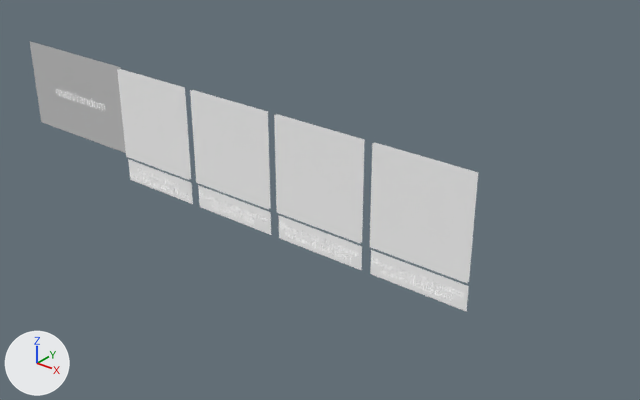
Before and after pictures for a commit that changed the glTF model Tests/Interactivity/math/random/glTF-Binary/random.glb.
Camera for both pictures: a 50 mm lens placed at (6.8, -5.73, 3.33), pointed at (1.97, 0.31, -0.41). Arrows for +X, +Y and +Z are at lower left; the lights stay in place. The picture after the commit comes second. Where no turn or scale is listed for an object, it has been applied to the vertices.

The first picture shows 'Fail', 'Fail.001', 'Fail.002', 'Fail.003', 'Quad', 'Quad.001', 'Quad.002', 'Quad.003', 'Quad.004' and 13 more.
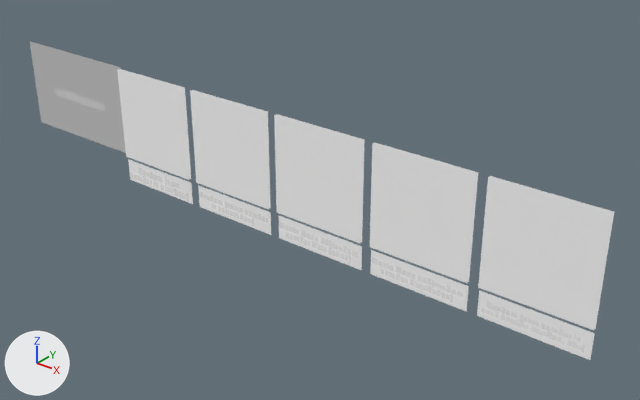
Location of each change, (x1, y1, x2, y2) in pixels of the pictures (640 x 400 px):
'Fail.004', added: after (478, 177, 613, 330)
'Quad.005', added: after (477, 290, 595, 360)
'Waiting.004', added: after (490, 176, 614, 329)
'Pass.004', added: after (491, 176, 614, 329)

The change, as a list of edits to the scene's bpy script:
```text
Add ob_quad_005:
    ob_quad_005 = bpy.data.objects.new('Quad.005', me_quad_001)
    ob_quad_005.parent = ob_checkbox_random__new_number_in_each_flow_for_iteration__10x
    ob_quad_005.location = (0.0, 0.0, -0.663)
    ob_quad_005.rotation_euler = (0.0, 0.0, -3.142)  # degrees (0, 0, -180)
    ob_quad_005.scale = (1.0, 0.1, 0.251)
Add ob_checkbox_random__new_number_in_each_flow_for_iteration__10x:
    ob_checkbox_random__new_number_in_each_flow_for_iteration__10x = bpy.data.objects.new('CheckBox_Random (new number in each flow/for iteration, 10x)', None)
    ob_checkbox_random__new_number_in_each_flow_for_iteration__10x.parent = ob_exporter
    ob_checkbox_random__new_number_in_each_flow_for_iteration__10x.location = (4.4, 0.0, 0.0)
    ob_checkbox_random__new_number_in_each_flow_for_iteration__10x.scale = (1.0, 0.05, 1.0)
Add ob_waiting_004:
    ob_waiting_004 = bpy.data.objects.new('Waiting.004', me_waiting)
    ob_waiting_004.parent = ob_checkbox_random__new_number_in_each_flow_for_iteration__10x
    ob_waiting_004.location = (0.0, 0.0, 0.0)
    ob_waiting_004.rotation_euler = (0.0, 0.0, 3.142)  # degrees (0, 0, 180)
Add ob_pass_004:
    ob_pass_004 = bpy.data.objects.new('Pass.004', me_pass)
    ob_pass_004.parent = ob_checkbox_random__new_number_in_each_flow_for_iteration__10x
    ob_pass_004.location = (0.0, 0.0, 0.0)
    ob_pass_004.rotation_euler = (0.0, 0.0, 3.142)  # degrees (0, 0, 180)
Add ob_fail_004:
    ob_fail_004 = bpy.data.objects.new('Fail.004', me_fail)
    ob_fail_004.parent = ob_checkbox_random__new_number_in_each_flow_for_iteration__10x
    ob_fail_004.location = (0.0, -0.5, 0.0)
    ob_fail_004.rotation_euler = (0.0, 0.0, 3.142)  # degrees (0, 0, 180)
```
